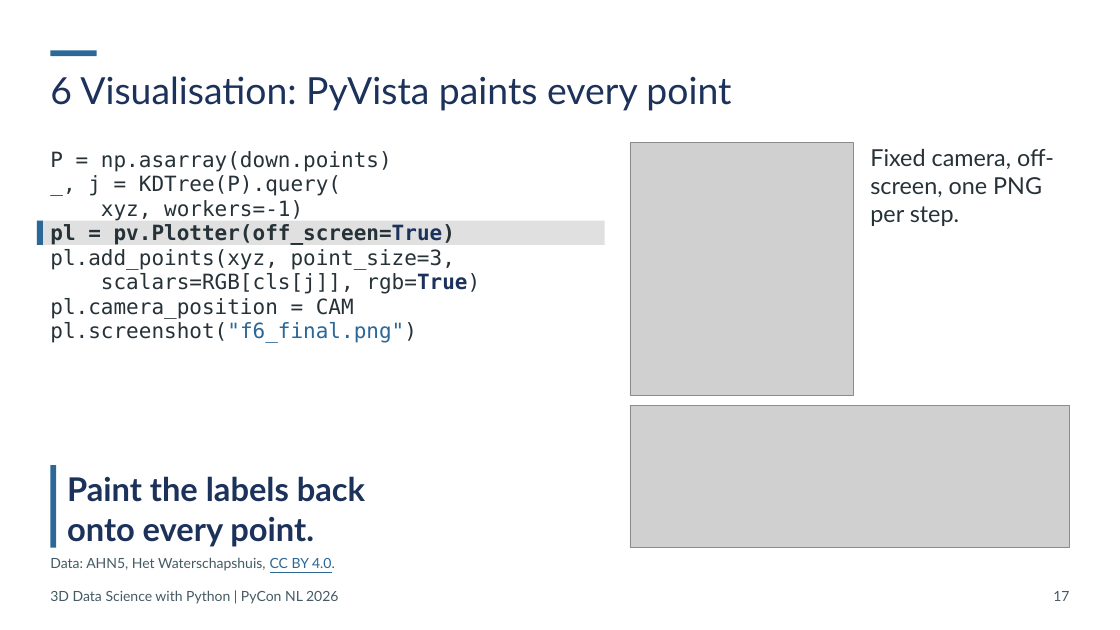
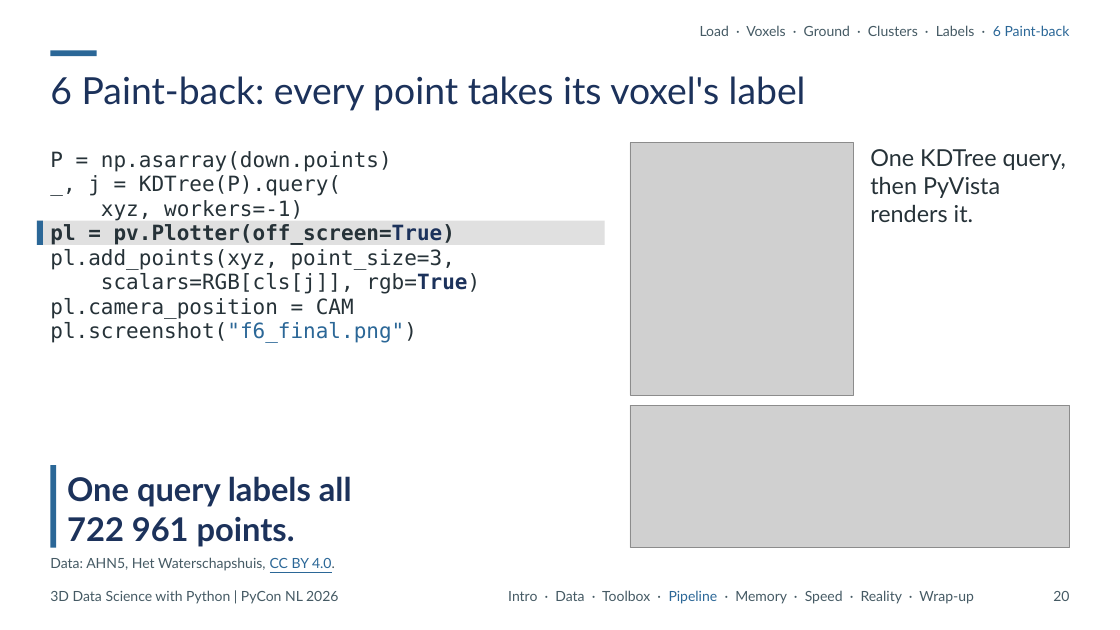
Before and after one commit to Sloppy1999/pycon-nl-2026-3d-data-science, a slide deck: slide 20 of deck/out/20261015_PyCon-NL_3D-Data-Science.pptx (slide 17 before the commit). Drawn at 1120x630 pixels with LibreOffice and Linux fonts; fonts in the diff are those of the drawing; grey boxes stand for pictures. Boxes give left, top, right and bottom in pixels: in the first picture for what was removed or moved away, otherwise in the second. Text is boxed around its words. In the diff, an @@ line names an element or a change of style, - is before the commit and + after.

```diff
--- a/deck/out/20261015_PyCon-NL_3D-Data-Science.pptx
+++ b/deck/out/20261015_PyCon-NL_3D-Data-Science.pptx
@@ text added at bbox=[700, 25, 1070, 36], 12 pt, text #455A64 @@
+Load · Voxels · Ground · Clusters · Labels · 6 Paint-back
@@ title at bbox=[50, 76, 806, 111]: text changed @@
-6 Visualisation: PyVista paints every point
+6 Paint-back: every point takes its voxel's label
@@ text at bbox=[870, 149, 1066, 222]: text changed @@
-Fixed camera, off-screen, one PNG per step.
+One KDTree query, then PyVista renders it.
@@ text at bbox=[67, 476, 352, 547]: text changed @@
-Paint the labels back
-onto every point.
+One query labels all
+722 961 points.
@@ text added at bbox=[508, 590, 973, 604], 12 pt, text #455A64 @@
+Intro · Data · Toolbox · Pipeline · Memory · Speed · Reality · Wrap-up
@@ page number at bbox=[1053, 591, 1069, 601]: text changed @@
-17
+20
```
Also in this commit, not shown: 32 other slides changed, 7 slides added, 1 slide removed, 27 other files.
